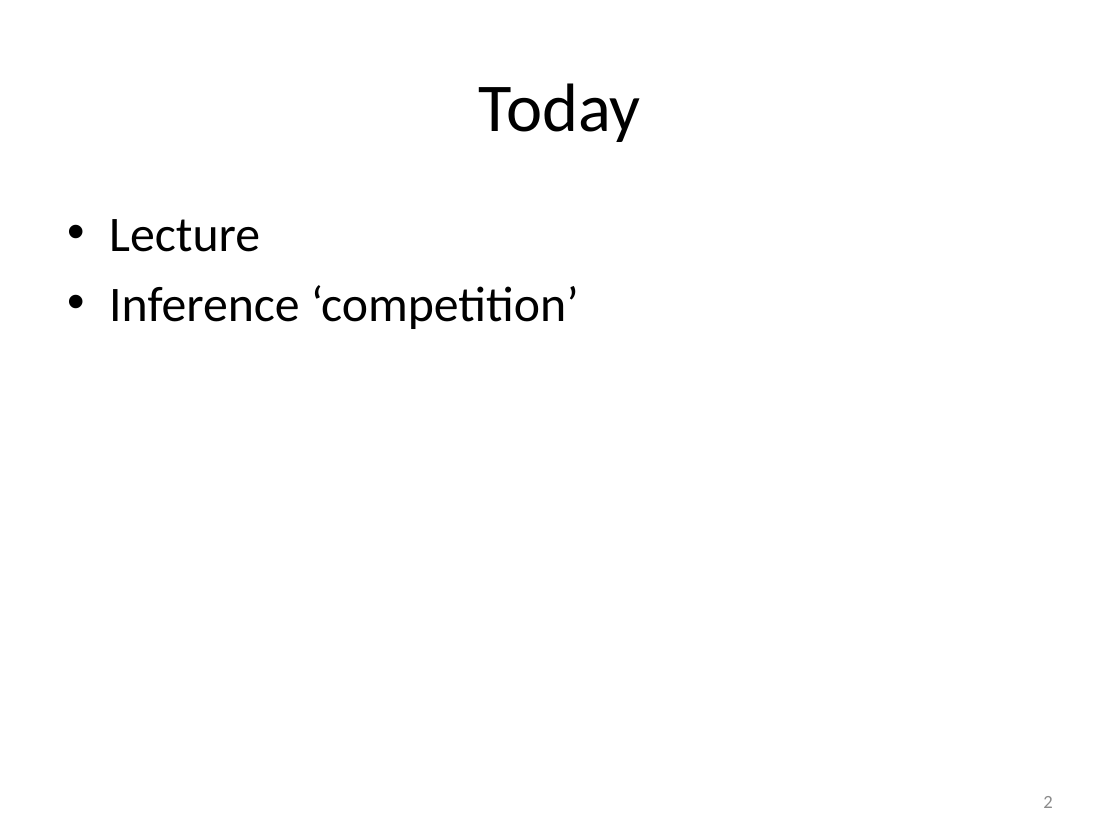
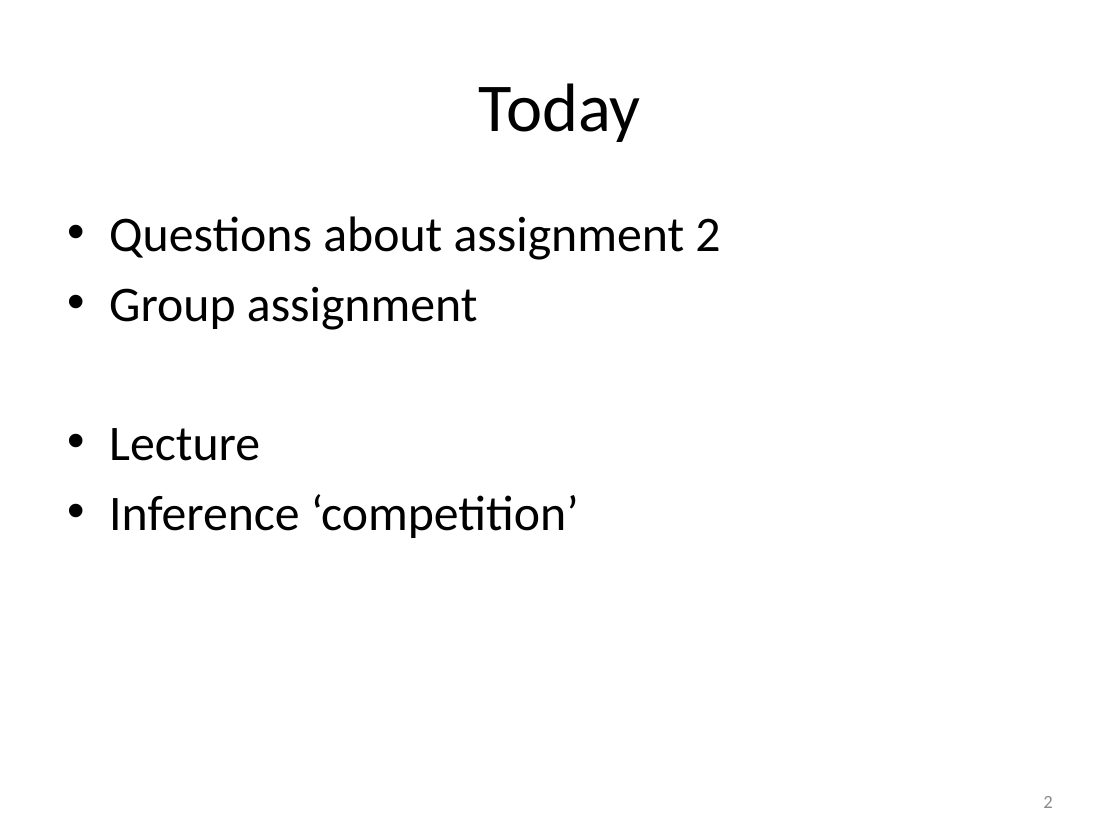
Before and after one commit to peterlugtig/peterlugtig.github.io, a slide deck: slide 2 of static/files/SDA/week13/lecture_week_13.pptx. Drawn at 1120x840 pixels with LibreOffice and Linux fonts; fonts in the diff are those of the drawing. Boxes give left, top, right and bottom in pixels: in the first picture for what was removed or moved away, otherwise in the second. Text is boxed around its words. In the diff, an @@ line names an element or a change of style, - is before the commit and + after.

```diff
--- a/static/files/SDA/week13/lecture_week_13.pptx
+++ b/static/files/SDA/week13/lecture_week_13.pptx
@@ text at bbox=[109, 216, 720, 330]: paragraphs added @@
+• Questions about assignment 2
+• Group assignment
```
Also in this commit, not shown: 1 other slide changed, 1 slide added, 8 other files.
